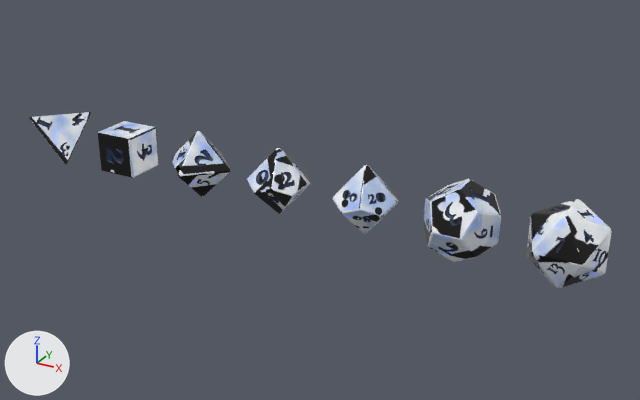
Before and after pictures for a commit that changed the glTF model public/dice/moonstone.glb.
Camera for both pictures: a 50 mm lens placed at (23.94, -100.06, 11.28), pointed at (10.94, -76.42, -0.54). Lighting does not change. The marker at lower left points along +X, +Y and +Z. The older version comes first. Vertices at exactly the same position are counted once.

The older version as bpy lines, for what is in view:
```python
ob_d10 = bpy.data.objects.new('d10', me_moonstone_d10_001)
ob_d10.location = (9.6, -76.8, 0.0)
ob_d100 = bpy.data.objects.new('d100', me_moonstone_d100_001)
ob_d100.location = (12.8, -76.8, 0.0)
ob_d12 = bpy.data.objects.new('d12', me_moonstone_d12_001)
ob_d12.location = (16.0, -76.8, 0.0)
ob_d20 = bpy.data.objects.new('d20', me_moonstone_d20_001)
ob_d20.location = (19.2, -76.8, 0.0)
ob_d4 = bpy.data.objects.new('d4', me_moonstone_d4_001)
ob_d4.location = (0.0, -76.8, 0.0)
ob_d6 = bpy.data.objects.new('d6', me_moonstone_d6_001)
ob_d6.location = (3.2, -76.8, 0.0)
ob_d8 = bpy.data.objects.new('d8', me_moonstone_d8_001)
ob_d8.location = (6.4, -76.8, 0.0)
```
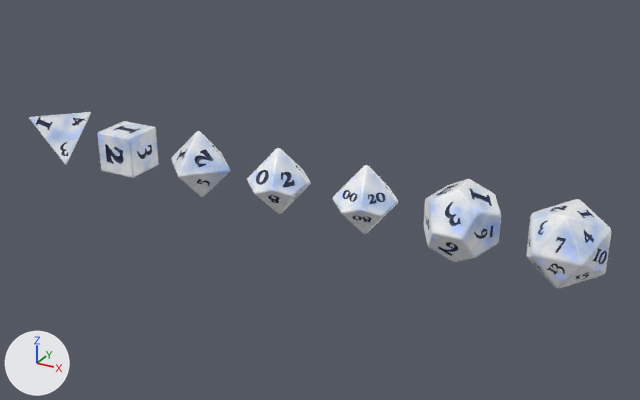
Where the change shows, as pixel boxes (x1, y1, x2, y2) in the pictures (640 x 400 px):
'd20', surface changed: (527, 199, 611, 288) in both
'd12', surface changed: (424, 179, 501, 261) in both
'd6', surface changed: (97, 121, 159, 178) in both
'd10', surface changed: (247, 148, 311, 214) in both
part 1 of me_moonstone_d4_001, reshaped: after (29, 112, 91, 165)
part 2 of me_moonstone_d4_001, surface changed: (31, 112, 90, 164) in both
part 3 of me_moonstone_d6_001, reshaped: before (97, 127, 159, 178); after (97, 121, 159, 178)
part 4 of me_moonstone_d6_001, surface changed: (98, 121, 158, 177) in both
part 5 of me_moonstone_d8_001, reshaped: before (178, 131, 230, 178); after (172, 131, 230, 197)
part 6 of me_moonstone_d8_001, surface changed (lighter): (171, 133, 229, 197) in both
part 7 of me_moonstone_d10_001, reshaped: (247, 148, 311, 214) in both
part 8 of me_moonstone_d10_001, surface changed: (248, 149, 310, 213) in both
part 9 of me_moonstone_d12_001, reshaped: before (425, 189, 501, 262); after (424, 179, 501, 262)
part 10 of me_moonstone_d12_001, surface changed: (424, 179, 501, 261) in both
part 11 of me_moonstone_d20_001, reshaped: (527, 199, 612, 288) in both
part 12 of me_moonstone_d20_001, surface changed: (527, 199, 610, 287) in both
part 13 of me_moonstone_d100_001, reshaped: (333, 165, 398, 234) in both
part 14 of me_moonstone_d100_001, surface changed (lighter): (334, 167, 398, 233) in both

Patch to the scene script:
```diff
--- a/public/dice/moonstone.glb.py
+++ b/public/dice/moonstone.glb.py
@@ mat_moonstone_d6_body @@
 n0 = _N.new('ShaderNodeBsdfPrincipled'); n0.name = 'Principled BSDF'
 n0.inputs[28].default_value = 0.6  # 'Emission Strength'
+n0.inputs[24].default_value = 1.0  # 'Sheen Weight'
 n1 = _N.new('ShaderNodeOutputMaterial'); n1.name = 'Material Output'
@@ mat_moonstone_d10_body @@
 n0 = _N.new('ShaderNodeBsdfPrincipled'); n0.name = 'Principled BSDF'
 n0.inputs[28].default_value = 0.6  # 'Emission Strength'
+n0.inputs[24].default_value = 1.0  # 'Sheen Weight'
 n1 = _N.new('ShaderNodeOutputMaterial'); n1.name = 'Material Output'
@@ mat_moonstone_d12_body @@
 n0 = _N.new('ShaderNodeBsdfPrincipled'); n0.name = 'Principled BSDF'
 n0.inputs[28].default_value = 0.6  # 'Emission Strength'
+n0.inputs[24].default_value = 1.0  # 'Sheen Weight'
 n1 = _N.new('ShaderNodeOutputMaterial'); n1.name = 'Material Output'
@@ mat_moonstone_d20_body @@
 n0 = _N.new('ShaderNodeBsdfPrincipled'); n0.name = 'Principled BSDF'
 n0.inputs[28].default_value = 0.6  # 'Emission Strength'
+n0.inputs[24].default_value = 1.0  # 'Sheen Weight'
 n1 = _N.new('ShaderNodeOutputMaterial'); n1.name = 'Material Output'
@@ me_moonstone_d4_001 @@
-me_moonstone_d4_001.from_pydata(...)  # 1644 vertices, 3296 faces; spans x -0.81..0.81, y -0.81..0.81, z -0.81..0.81
+me_moonstone_d4_001.from_pydata(...)  # 1798 vertices, 3604 faces; spans x -0.81..0.81, y -0.81..0.81, z -0.81..0.81
+# me_moonstone_d4_001 part 1: 24 vertices moved within x -0.8..0.8, y -0.8..0.8, z -0.8..0.8; 20 vertices removed from x -0.79..0.79, y -0.79..0.79, z -0.79..0.79; 174 vertices added at x -0.81..0.81, y -0.81..0.81, z -0.81..0.81
+# me_moonstone_d4_001 part 2: 3055 kept faces spanning x -0.81..0.81, y -0.81..0.81, z -0.81..0.81 get new texture (UV) coordinates
 me_moonstone_d4_001.materials.append(mat_moonstone_d4_body)
@@ me_moonstone_d6_001 @@
-me_moonstone_d6_001.from_pydata(...)  # 957 vertices, 1910 faces; spans x -0.75..0.75, y -0.75..0.75, z -0.75..0.75
+me_moonstone_d6_001.from_pydata(...)  # 1229 vertices, 2454 faces; spans x -0.75..0.75, y -0.75..0.75, z -0.75..0.75
+# me_moonstone_d6_001 part 3: 96 vertices removed from x -0.74..0.74, y -0.74..0.74, z -0.74..0.74; 368 vertices added at x -0.75..0.75, y -0.75..0.75, z -0.75..0.75
+# me_moonstone_d6_001 part 4: 1494 kept faces spanning x -0.75..0.75, y -0.75..0.75, z -0.75..0.75 get new texture (UV) coordinates
 me_moonstone_d6_001.materials.append(mat_moonstone_d6_body)
@@ me_moonstone_d8_001 @@
-me_moonstone_d8_001.from_pydata(...)  # 1226 vertices, 2448 faces; spans x -1.23..1.23, y -1.23..1.23, z -1.23..1.23
+me_moonstone_d8_001.from_pydata(...)  # 1496 vertices, 2988 faces; spans x -1.24..1.24, y -1.24..1.24, z -1.24..1.24
+# me_moonstone_d8_001 part 5: 48 vertices removed from x -1.22..1.22, y -1.22..1.22, z -1.22..1.22; 318 vertices added at x -1.24..1.24, y -1.24..1.24, z -1.24..1.24
+# me_moonstone_d8_001 part 6: 2076 kept faces spanning x -1.21..1.21, y -1.21..1.21, z -1.21..1.21 get new texture (UV) coordinates
 me_moonstone_d8_001.materials.append(mat_moonstone_d8_body)
@@ me_moonstone_d10_001 @@
-me_moonstone_d10_001.from_pydata(...)  # 1600 vertices, 3196 faces; spans x -1.06..1.06, y -1.01..1.01, z -1.17..1.17
+me_moonstone_d10_001.from_pydata(...)  # 2052 vertices, 4100 faces; spans x -1.06..1.06, y -1.01..1.01, z -1.18..1.18
+# me_moonstone_d10_001 part 7: 51 vertices moved within x -1.06..0.87, y -1.01..1.01, z -1.17..1.16; 115 vertices removed from x -1.05..1.05, y -1.0..1.0, z -1.17..1.17; 567 vertices added at x -1.06..1.06, y -1.01..1.01, z -1.18..1.18
+# me_moonstone_d10_001 part 8: 2542 kept faces spanning x -1.05..1.05, y -1.0..1.0, z -1.17..1.15 get new texture (UV) coordinates
 me_moonstone_d10_001.materials.append(mat_moonstone_d10_body)
@@ me_moonstone_d12_001 @@
-me_moonstone_d12_001.from_pydata(...)  # 2396 vertices, 4788 faces; spans x -1.2..1.2, y -1.2..1.2, z -1.2..1.2
+me_moonstone_d12_001.from_pydata(...)  # 3078 vertices, 6152 faces; spans x -1.2..1.2, y -1.2..1.2, z -1.2..1.2
+# me_moonstone_d12_001 part 9: 84 vertices removed from x -1.18..1.18, y -1.18..1.18, z -1.18..1.18; 766 vertices added at x -1.2..1.2, y -1.2..1.2, z -1.2..1.2
+# me_moonstone_d12_001 part 10: 3759 kept faces spanning x -1.2..1.2, y -1.2..1.2, z -1.2..1.2 get new texture (UV) coordinates
 me_moonstone_d12_001.materials.append(mat_moonstone_d12_body)
@@ me_moonstone_d20_001 @@
-me_moonstone_d20_001.from_pydata(...)  # 4323 vertices, 8642 faces; spans x -1.14..1.14, y -1.14..1.14, z -1.14..1.14
+me_moonstone_d20_001.from_pydata(...)  # 5003 vertices, 10002 faces; spans x -1.14..1.14, y -1.14..1.14, z -1.14..1.14
+# me_moonstone_d20_001 part 11: 120 vertices moved within x -1.13..1.13, y -1.13..1.13, z -1.13..1.13; 212 vertices removed from x -1.14..1.14, y -1.14..1.14, z -1.14..1.14; 892 vertices added at x -1.14..1.14, y -1.14..1.14, z -1.14..1.14
+# me_moonstone_d20_001 part 12: 7640 kept faces spanning x -1.14..1.13, y -1.13..1.13, z -1.13..1.13 get new texture (UV) coordinates
 me_moonstone_d20_001.materials.append(mat_moonstone_d20_body)
@@ me_moonstone_d100_001 @@
-me_moonstone_d100_001.from_pydata(...)  # 2469 vertices, 4934 faces; spans x -1.06..1.06, y -1.01..1.01, z -1.17..1.17
+me_moonstone_d100_001.from_pydata(...)  # 2921 vertices, 5838 faces; spans x -1.06..1.06, y -1.01..1.01, z -1.18..1.18
+# me_moonstone_d100_001 part 13: 51 vertices moved within x -1.06..0.87, y -1.01..1.01, z -1.17..1.16; 115 vertices removed from x -1.05..1.05, y -1.0..1.0, z -1.17..1.17; 567 vertices added at x -1.06..1.06, y -1.01..1.01, z -1.18..1.18
+# me_moonstone_d100_001 part 14: 4280 kept faces spanning x -1.05..1.05, y -1.0..1.0, z -1.17..1.15 get new texture (UV) coordinates
 me_moonstone_d100_001.materials.append(mat_moonstone_d100_body)
```
